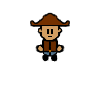
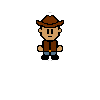
The second 100 × 100 image is a revision of the first. Changes to its layers:
painted on "Calque 1" over [30, 13, 70, 62]
